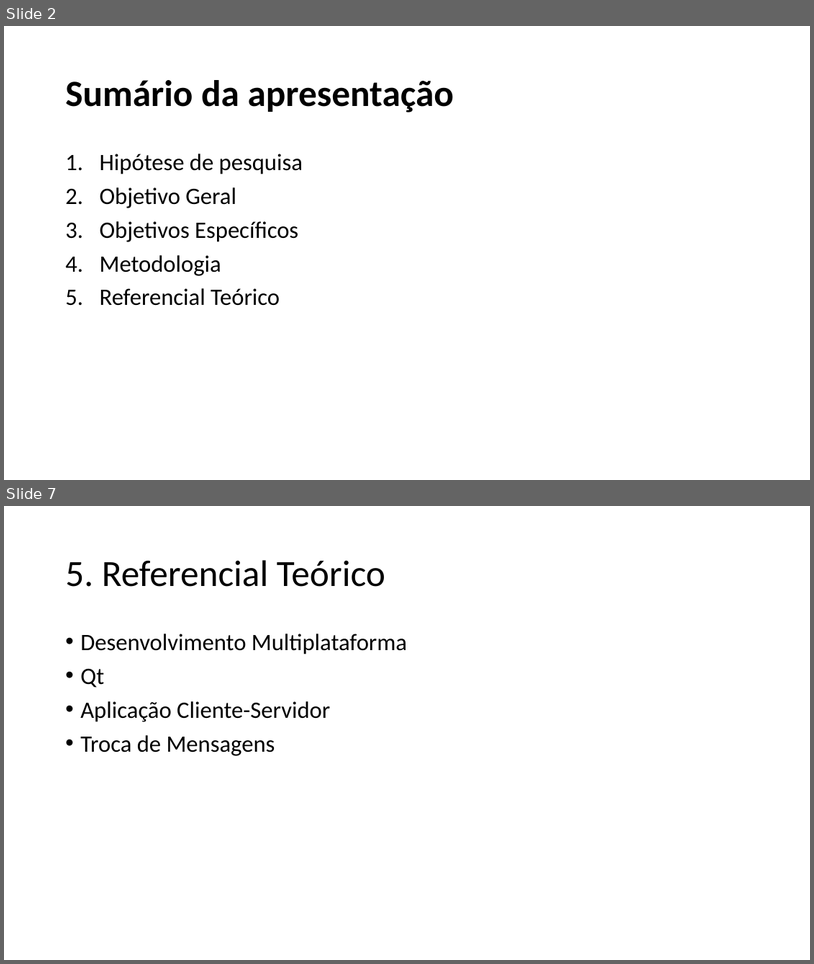
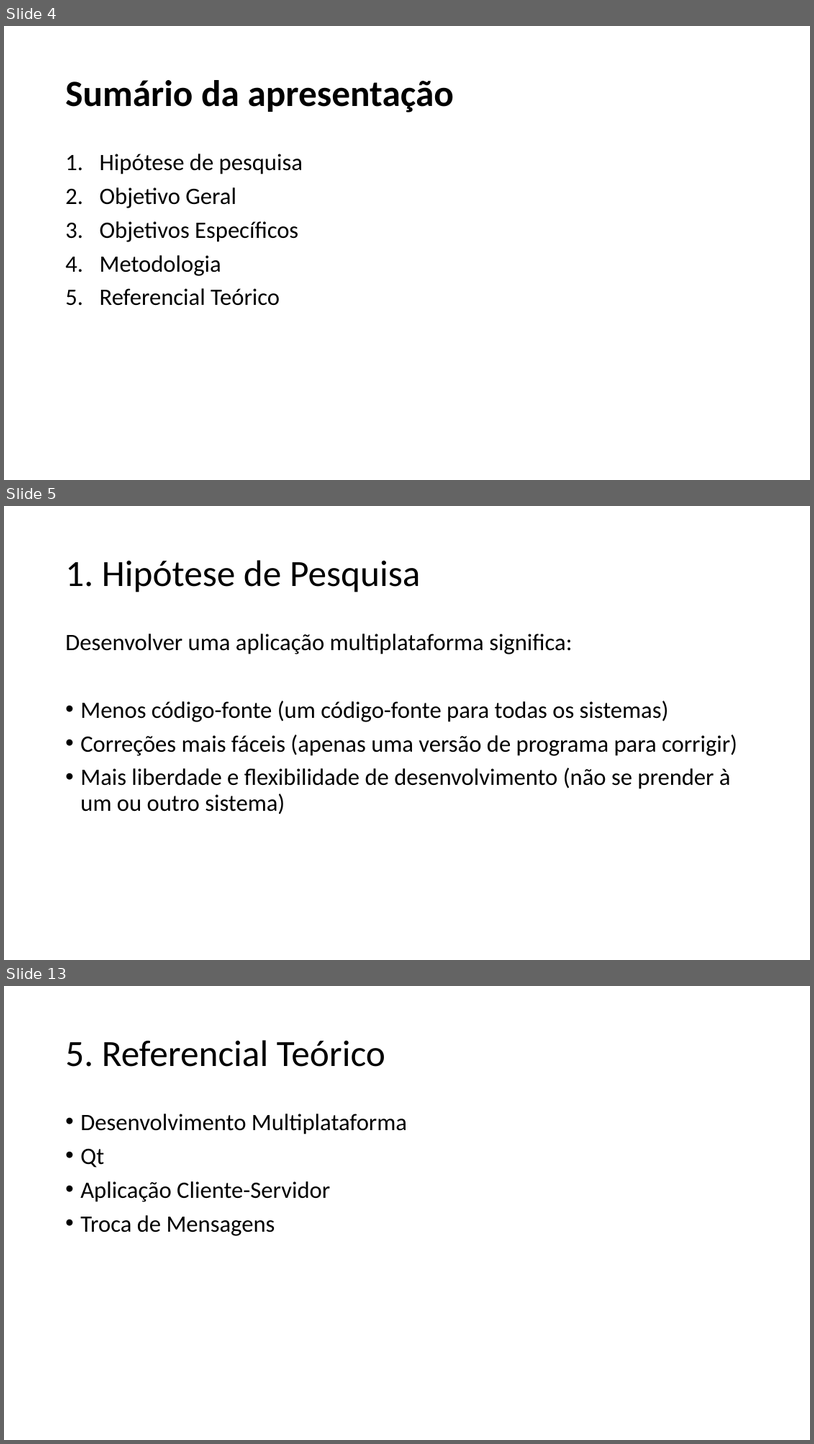
Before and after one commit to ricardopetrere/TCC_FTT, a slide deck: documentos/Apresentação_22_09.pptx. Shown one above the other, each under a label of ours: slides 2 and 7 before the commit, slides 4, 5 and 13 after it; the slides between them are not shown. The pictures are 814x964 and 814x1444 pixels, drawn with LibreOffice and Linux fonts; fonts in the diff are those of the drawing. Boxes give left, top, right and bottom in pixels: in the first picture for what was removed or moved away, otherwise in the second. Text is boxed around its words. In the diff, an @@ line names an element or a change of style, - is before the commit and + after.

```diff
--- a/documentos/Apresentação_22_09.pptx
+++ b/documentos/Apresentação_22_09.pptx
@@ slide 5 added at (x1=4, y1=506, x2=810, y2=960), background #FFFFFF @@
@@ title added at (x1=65, y1=560, x2=420, y2=592), 44 pt, text #000000 @@
+1. Hipótese de Pesquisa
@@ text added at (x1=65, y1=633, x2=738, y2=814), 28 pt, text #000000 @@
+Desenvolver uma aplicação multiplataforma significa:
+• Menos código-fonte (um código-fonte para todas os sistemas)
+• Correções mais fáceis (apenas uma versão de programa para corrigir)
+• Mais liberdade e flexibilidade de desenvolvimento (não se prender à um ou outro sistema)
@@ what was slide 2 is now slide 4 @@
@@ what was slide 7 is now slide 13 @@
```
Also in this commit, not shown: 4 slides changed, 3 other slides added, 1 other file.
